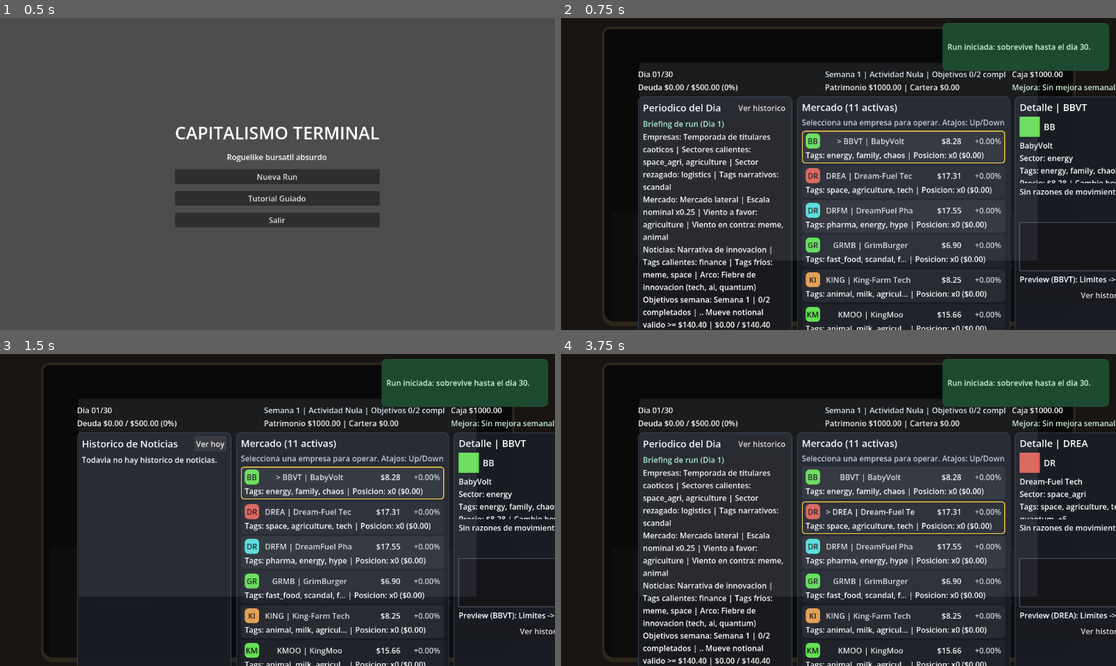
Above: before the commit, frames 1-4 (two rows, left to right).
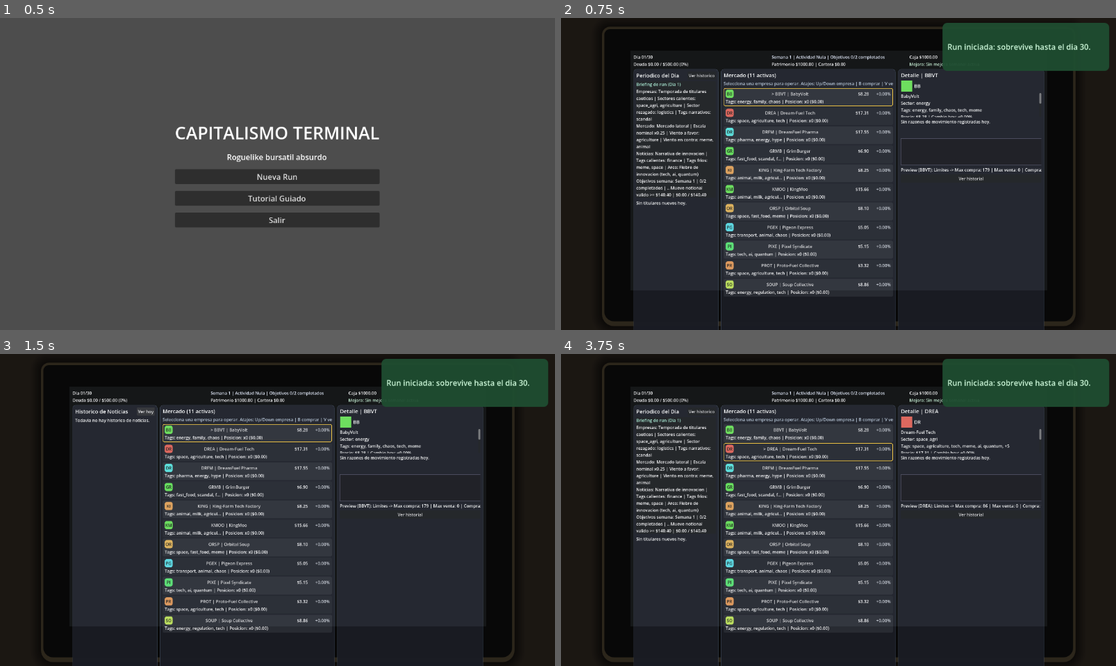
Above: after the commit, the same moments.

Repository: DewBlack/terminal-capitalism
Game: Godot game, scene res://scenes/main/main.tscn
Two runs of this game, one before a commit and one after it. Both use one fixed random seed, a clock stepped at 60 frames per second and the inputs below.
Inputs:
- Up to frame 1 (0.5 s): no input
- Up to frame 2 (0.75 s): click "Nueva Run" at 0.5 s
- Up to frame 3 (1.5 s): click "Ver historico" at 1.25 s
- Up to frame 4 (3.75 s): click "Ver hoy" at 2 s; click "> BBVT | BabyVolt" at 2.75 s; click "DREA | Dream-Fuel Tech" at 3.5 s

Frame 1 is identical in both runs. In frame 2, 23% of the frame differs, in the area x 13-100%, y 12-100%; in frame 3, 19%; in frame 4, 24%.

Commit message:
fix(ui): center diegetic monitor and fit gameplay content

Diff:
--- a/scenes/game/game_screen.tscn
+++ b/scenes/game/game_screen.tscn
@@ -31,7 +31,7 @@
 grow_horizontal = 2
 grow_vertical = 2
 mouse_filter = 2
-color = Color(0.0470588, 0.054902, 0.0666667, 0.38)
+color = Color(0.0470588, 0.054902, 0.0666667, 0.2)
 
 [node name="DeskDocs" type="Control" parent="."]
 layout_mode = 1
@@ -43,6 +43,7 @@
 mouse_filter = 2
 
 [node name="NewspaperZone" type="PanelContainer" parent="DeskDocs"]
+visible = false
 layout_mode = 0
 offset_right = 250.0
 offset_bottom = 180.0
@@ -63,6 +64,7 @@
 text = "Zona periodico"
 
 [node name="InvoiceZone" type="PanelContainer" parent="DeskDocs"]
+visible = false
 layout_mode = 0
 offset_left = 1020.0
 offset_right = 1270.0
@@ -88,7 +90,7 @@
 offset_right = 1050.0
 offset_bottom = 660.0
 mouse_filter = 2
-self_modulate = Color(0.286275, 0.278431, 0.25098, 0.94)
+self_modulate = Color(0.286275, 0.278431, 0.25098, 0.96)
 
 [node name="MainMargin" type="MarginContainer" parent="."]
 layout_mode = 1
@@ -107,7 +109,7 @@
 offset_right = 900.0
 offset_bottom = 540.0
 mouse_filter = 2
-color = Color(0.705882, 0.760784, 0.831373, 0.10)
+color = Color(0.705882, 0.760784, 0.831373, 0.08)
 
 [node name="MainVBox" type="VBoxContainer" parent="MainMargin"]
 layout_mode = 2
--- a/scripts/ui/diegetic_desk_layout.gd
+++ b/scripts/ui/diegetic_desk_layout.gd
@@ -3,18 +3,19 @@
 
 const MONITOR_ASPECT_RATIO := 1.58
 const MONITOR_WIDTH_RATIO := 0.68
-const MONITOR_HEIGHT_LIMIT_RATIO := 0.80
+const MONITOR_HEIGHT_LIMIT_RATIO := 0.90
 const MONITOR_HEIGHT_HARD_LIMIT_RATIO := 0.96
 const MONITOR_MAX_VIEWPORT_WIDTH_RATIO := 0.97
 const MONITOR_MIN_WIDTH := 760.0
-const MONITOR_MAX_WIDTH := 1500.0
-const MONITOR_VERTICAL_OFFSET_RATIO := -0.04
+const MONITOR_MAX_WIDTH := 1700.0
+const MONITOR_VERTICAL_OFFSET_RATIO := 0.0
 
-const SCREEN_LEFT_PADDING_RATIO := 0.08
-const SCREEN_TOP_PADDING_RATIO := 0.12
-const SCREEN_RIGHT_PADDING_RATIO := 0.08
-const SCREEN_BOTTOM_PADDING_RATIO := 0.22
+const SCREEN_LEFT_PADDING_RATIO := 0.06
+const SCREEN_TOP_PADDING_RATIO := 0.08
+const SCREEN_RIGHT_PADDING_RATIO := 0.06
+const SCREEN_BOTTOM_PADDING_RATIO := 0.12
 const SCREEN_MIN_WIDTH_FALLBACK := 1120.0
+const SCREEN_MIN_HEIGHT_FALLBACK := 760.0
 
 const DOC_ZONE_WIDTH_RATIO := 0.23
 const DOC_ZONE_ASPECT_RATIO := 0.72
@@ -54,8 +55,8 @@
 	if viewport_size.x < 8.0 or viewport_size.y < 8.0:
 		return
 
-	var required_screen_width: float = _resolve_required_screen_width(viewport_size.x)
-	var monitor_size := _build_monitor_size(viewport_size, required_screen_width)
+	var required_screen_size: Vector2 = _resolve_required_screen_size(viewport_size)
+	var monitor_size := _build_monitor_size(viewport_size, required_screen_size)
 	var monitor_position := Vector2(
 		(viewport_size.x - monitor_size.x) * 0.5,
 		(viewport_size.y - monitor_size.y) * 0.5 + viewport_size.y * MONITOR_VERTICAL_OFFSET_RATIO
@@ -66,22 +67,28 @@
 	_apply_rect(_monitor_frame, monitor_rect)
 
 	var screen_rect := _build_screen_rect(monitor_rect)
-	_apply_rect(_monitor_content, screen_rect)
+	var content_min_size: Vector2 = _resolve_content_min_size()
+	var content_scale: float = _resolve_content_scale(screen_rect.size, content_min_size)
+	var content_size: Vector2 = screen_rect.size / content_scale
+	_apply_rect(_monitor_content, Rect2(screen_rect.position, content_size))
+	_monitor_content.scale = Vector2(content_scale, content_scale)
+	_monitor_content.pivot_offset = Vector2.ZERO
 	_apply_rect(_monitor_overlay, screen_rect)
 
 	_layout_document_zone(_news_zone, monitor_rect, viewport_size, true)
 	_layout_document_zone(_invoice_zone, monitor_rect, viewport_size, false)
 
 
-func _build_monitor_size(viewport_size: Vector2, required_screen_width: float) -> Vector2:
+func _build_monitor_size(viewport_size: Vector2, required_screen_size: Vector2) -> Vector2:
 	var max_width: float = minf(MONITOR_MAX_WIDTH, viewport_size.x * MONITOR_MAX_VIEWPORT_WIDTH_RATIO)
 	var base_monitor_width: float = viewport_size.x * MONITOR_WIDTH_RATIO
-	var monitor_width_for_content: float = required_screen_width / _screen_inner_width_ratio()
-	var preferred_monitor_width: float = maxf(base_monitor_width, monitor_width_for_content)
+	var monitor_width_for_content: float = required_screen_size.x / _screen_inner_width_ratio()
+	var monitor_width_for_content_height: float = (required_screen_size.y / _screen_inner_height_ratio()) * MONITOR_ASPECT_RATIO
+	var preferred_monitor_width: float = maxf(maxf(base_monitor_width, monitor_width_for_content), monitor_width_for_content_height)
 	var monitor_width: float = clampf(preferred_monitor_width, MONITOR_MIN_WIDTH, max_width)
 	var monitor_height: float = monitor_width / MONITOR_ASPECT_RATIO
 	var max_height: float = viewport_size.y * MONITOR_HEIGHT_LIMIT_RATIO
-	if monitor_width_for_content > base_monitor_width:
+	if preferred_monitor_width > base_monitor_width:
 		max_height = viewport_size.y * MONITOR_HEIGHT_HARD_LIMIT_RATIO
 	if monitor_height > max_height:
 		monitor_height = max_height
@@ -92,19 +99,39 @@
 	return Vector2(monitor_width, monitor_height)
 
 
-func _resolve_required_screen_width(viewport_width: float) -> float:
+func _resolve_required_screen_size(viewport_size: Vector2) -> Vector2:
 	var required_screen_width: float = SCREEN_MIN_WIDTH_FALLBACK
+	var required_screen_height: float = SCREEN_MIN_HEIGHT_FALLBACK
+	var content_min_size: Vector2 = _resolve_content_min_size()
+	required_screen_width = maxf(required_screen_width, content_min_size.x)
+	required_screen_height = maxf(required_screen_height, content_min_size.y)
+	var max_screen_width: float = viewport_size.x * MONITOR_MAX_VIEWPORT_WIDTH_RATIO * _screen_inner_width_ratio()
+	var max_screen_height: float = viewport_size.y * MONITOR_HEIGHT_HARD_LIMIT_RATIO * _screen_inner_height_ratio()
+	return Vector2(minf(required_screen_width, max_screen_width), minf(required_screen_height, max_screen_height))
+
+
+func _resolve_content_min_size() -> Vector2:
+	var min_width: float = SCREEN_MIN_WIDTH_FALLBACK
+	var min_height: float = SCREEN_MIN_HEIGHT_FALLBACK
 	if _monitor_content != null:
-		required_screen_width = maxf(
-			required_screen_width,
-			_monitor_content.get_combined_minimum_size().x
-		)
-	var max_screen_width: float = viewport_width * MONITOR_MAX_VIEWPORT_WIDTH_RATIO * _screen_inner_width_ratio()
-	return minf(required_screen_width, max_screen_width)
+		var combined_min_size: Vector2 = _monitor_content.get_combined_minimum_size()
+		min_width = maxf(min_width, combined_min_size.x)
+		min_height = maxf(min_height, combined_min_size.y)
+	return Vector2(min_width, min_height)
+
+
+func _resolve_content_scale(screen_size: Vector2, content_min_size: Vector2) -> float:
+	var scale_x: float = screen_size.x / maxf(1.0, content_min_size.x)
+	var scale_y: float = screen_size.y / maxf(1.0, content_min_size.y)
+	return maxf(0.55, minf(1.0, minf(scale_x, scale_y)))
 
 
 func _screen_inner_width_ratio() -> float:
 	return maxf(0.01, 1.0 - SCREEN_LEFT_PADDING_RATIO - SCREEN_RIGHT_PADDING_RATIO)
+
+
+func _screen_inner_height_ratio() -> float:
+	return maxf(0.01, 1.0 - SCREEN_TOP_PADDING_RATIO - SCREEN_BOTTOM_PADDING_RATIO)
 
 
 func _build_screen_rect(monitor_rect: Rect2) -> Rect2:
--- a/scripts/ui/ui_manager.gd
+++ b/scripts/ui/ui_manager.gd
@@ -831,18 +831,22 @@
 
 
 func _apply_diegetic_shell_styles() -> void:
-	var monitor_style := StyleBoxFlat.new()
-	monitor_style.bg_color = Color(0.10, 0.11, 0.13, 0.94)
-	monitor_style.border_color = Color(0.64, 0.57, 0.45, 0.95)
-	monitor_style.border_width_left = 5
-	monitor_style.border_width_top = 5
-	monitor_style.border_width_right = 5
-	monitor_style.border_width_bottom = 10
-	monitor_style.corner_radius_top_left = 16
-	monitor_style.corner_radius_top_right = 16
-	monitor_style.corner_radius_bottom_left = 24
-	monitor_style.corner_radius_bottom_right = 24
-	_monitor_frame.add_theme_stylebox_override("panel", monitor_style)
+	var monitor_panel := _monitor_frame as PanelContainer
+	if monitor_panel != null:
+		var monitor_style := StyleBoxFlat.new()
+		monitor_style.bg_color = Color(0.10, 0.11, 0.13, 0.94)
+		monitor_style.border_color = Color(0.64, 0.57, 0.45, 0.95)
+		monitor_style.border_width_left = 5
+		monitor_style.border_width_top = 5
+		monitor_style.border_width_right = 5
+		monitor_style.border_width_bottom = 10
+		monitor_style.corner_radius_top_left = 16
+		monitor_style.corner_radius_top_right = 16
+		monitor_style.corner_radius_bottom_left = 24
+		monitor_style.corner_radius_bottom_right = 24
+		monitor_style.shadow_color = Color(0, 0, 0, 0.55)
+		monitor_style.shadow_size = 22
+		monitor_panel.add_theme_stylebox_override("panel", monitor_style)
 
 	var paper_style := StyleBoxFlat.new()
 	paper_style.bg_color = Color(0.91, 0.87, 0.74, 0.55)
